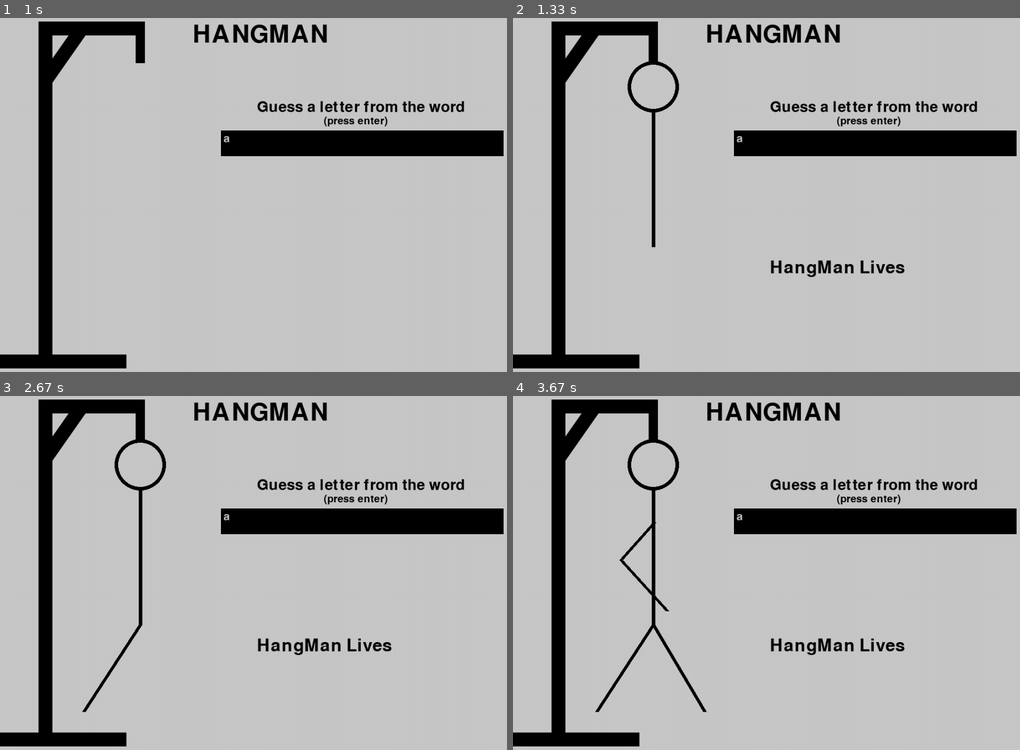
Above: before the commit, frames 1-4 (two rows, left to right).
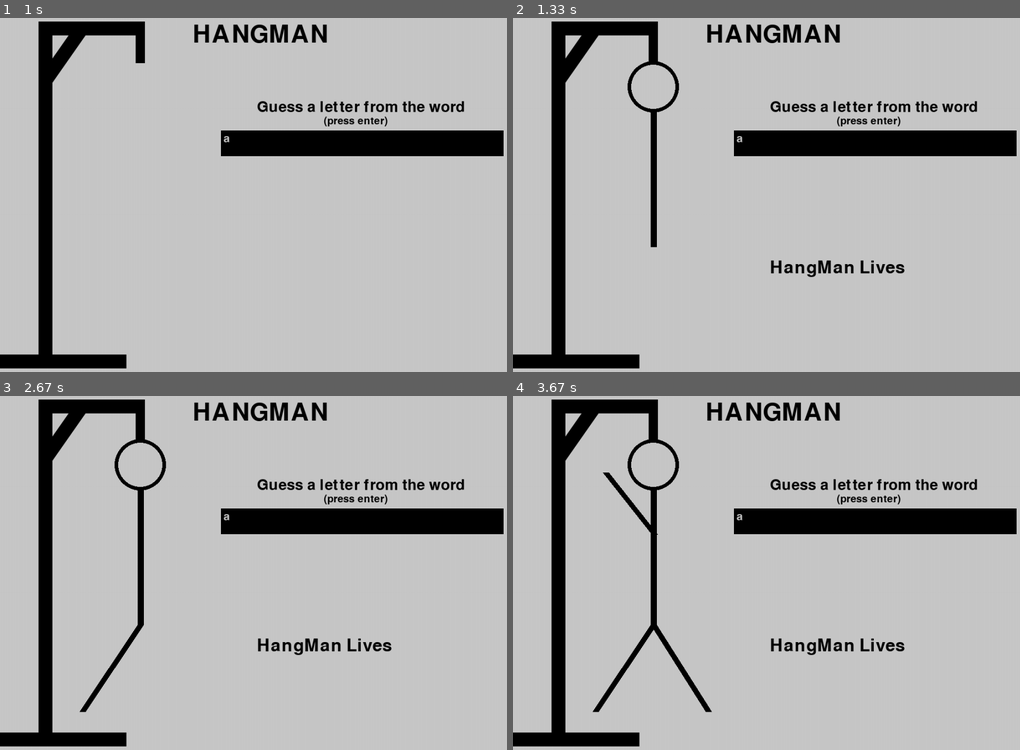
Above: after the commit, the same moments.

Repository: dorogit/pygame_collaboration
Game: pygame game, started from main.py
The game is run twice, just before and just after one commit, with the same random seed, the same clock (stepped at 60 frames per second) and the same inputs.
Inputs:
- Up to frame 1 (1 s): tap Space at 0.33 s; type "ann" at 0.67 s
- Up to frame 2 (1.33 s): tap Enter at 1, 1.22 s
- Up to frame 3 (2.67 s): tap Enter at 2.65 s
- Up to frame 4 (3.67 s): tap Enter at 3.05, 3.35 s

Frame 1 is identical in both runs. In frame 2, 0.2% of the frame differs, in the area x 27-29%, y 26-65%; in frame 3, 0.4%; in frame 4, 1.0%, in the area x 15-40%, y 21-90%.

Commit message:
Update main.py

Diff:
--- a/main.py
+++ b/main.py
@@ -1,4 +1,5 @@
 import pygame
+import math
 
 pygame.init()
 
@@ -39,6 +40,7 @@
 convert = False
 Fails = 0
 draw_once = False
+PI = math.pi
 
 def guessing(word):
   global hidden_word,index,convert
@@ -63,27 +65,19 @@
   pygame.draw.circle(screen, (0,0,0,), (273,165), 50, width = 7)
 
 def draw_torso():
-  pygame.draw.line(screen,(0,0,0), (273, 213), (273,476), width = 7)
+  pygame.draw.line(screen,(0,0,0), (273, 213), (273,476), width = 12)
 
 def draw_leg1():
-  pygame.draw.line(screen,(0,0,0), (273,476),(163, 645), width = 7)
+  pygame.draw.line(screen,(0,0,0), (273,476),(160, 645), width = 12)
 
 def draw_leg2():
-  pygame.draw.line(screen,(0,0,0), (273,476),(373,645), width = 7)
+  pygame.draw.line(screen,(0,0,0), (273,476),(380,645), width = 12)
 
 def draw_arm1():
-  pygame.draw.line(screen, (0,0,0), (275, 277),(210,350),width = 7)
-  pygame.draw.line(screen, (0,0,0), (210, 350),(300,449),width = 7)
+  pygame.draw.line(screen, (0,0,0), (275, 300),(180,180),width = 12)
 
 def draw_arm2():
-  pygame.draw.line(screen, (0,0,0),(275, 277),(340,350),width = 7)
-  pygame.draw.line(screen, (0,0,0),(340, 350),(250,449),width = 7)
-
-def draw_face_happy():
-  pygame.draw.circle(screen, (0,0,0), (256, 162), 5)
-  pygame.draw.circle(screen, (0,0,0), (296, 162), 5)
-  pygame.draw.arc
-
+  pygame.draw.line(screen, (0,0,0),(275, 300),(360,180),width = 12)
 
 
 run = True
